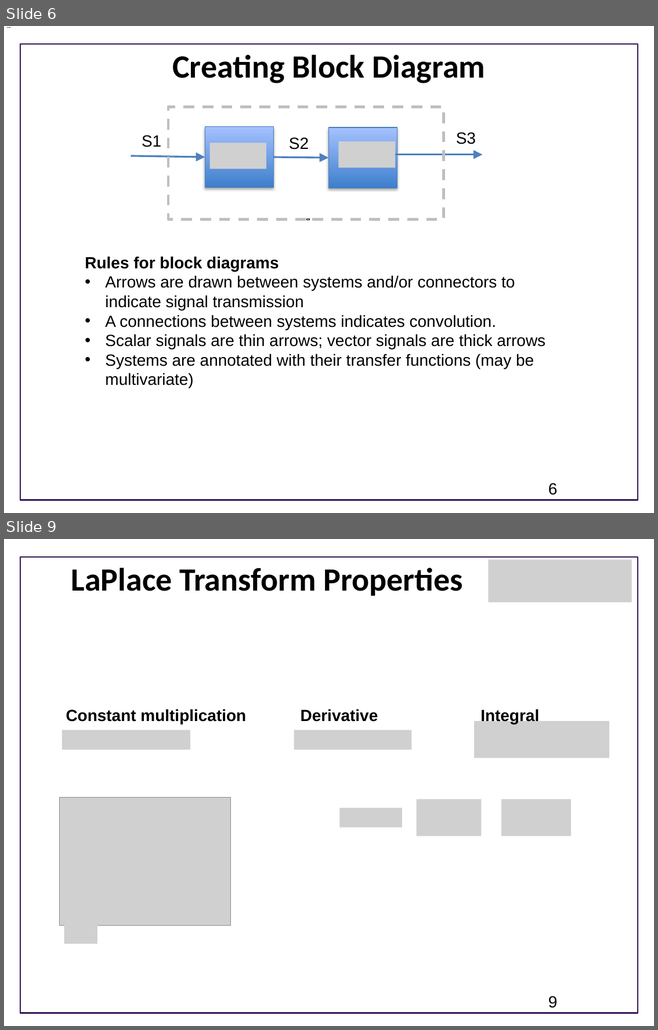
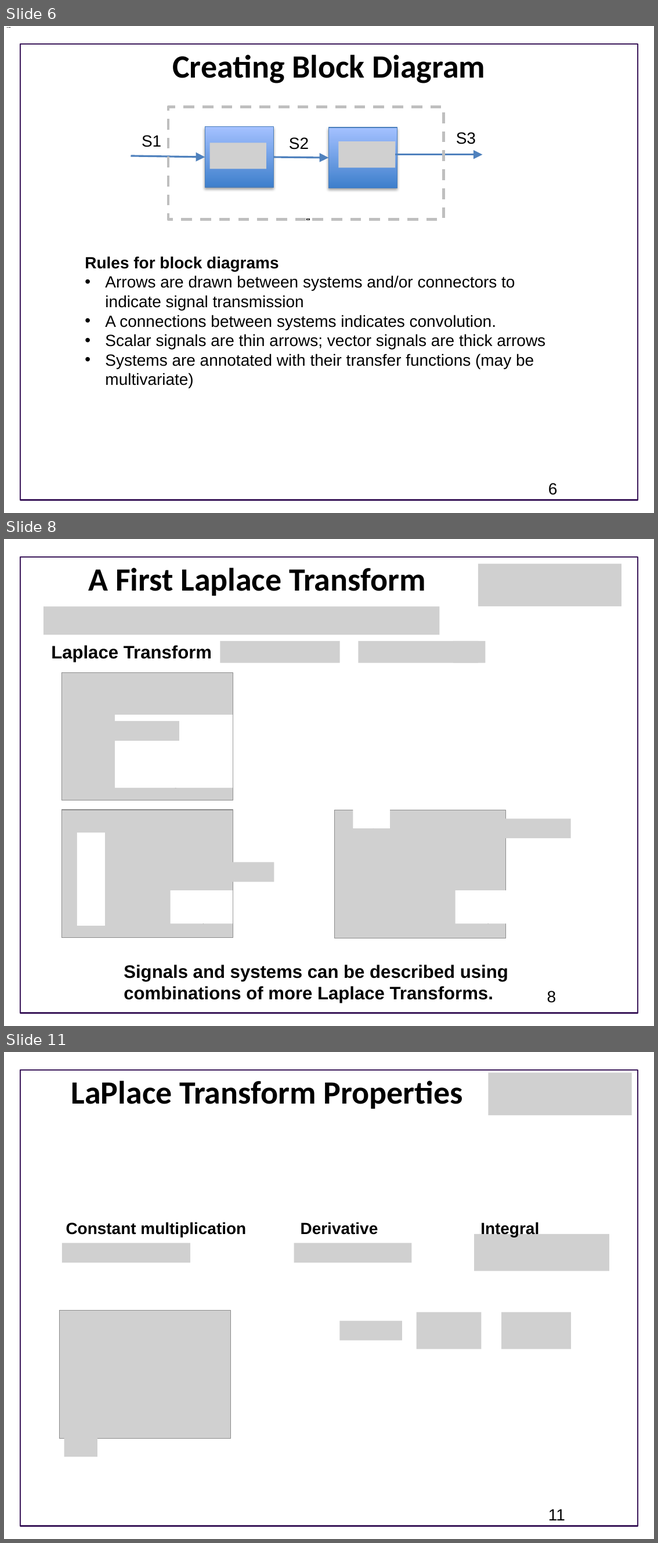
Before and after one commit to joseph-hellerstein/advanced-controls-lectures, a slide deck: Lecture_8-Analysis-Using-Block-Diagrams/Analysis-Using-Block-Diagrams.pptx. Shown one above the other, each under a label of ours: slides 6 and 9 before the commit, slides 6, 8 and 11 after it; the slides between them are not shown. The pictures are 658x1030 and 658x1543 pixels, drawn with LibreOffice and Linux fonts; fonts in the diff are those of the drawing; grey boxes stand for pictures; background and template pictures are left out. Boxes give left, top, right and bottom in pixels: in the first picture for what was removed or moved away, otherwise in the second. Text is boxed around its words. In the diff, an @@ line names an element or a change of style, - is before the commit and + after.

```diff
--- a/Lecture_8-Analysis-Using-Block-Diagrams/Analysis-Using-Block-Diagrams.pptx
+++ b/Lecture_8-Analysis-Using-Block-Diagrams/Analysis-Using-Block-Diagrams.pptx
@@ slide 8 added at box(4, 539, 654, 1026), background #FFFFFF; not listed: 1 template element that a slide beside it also shows @@
@@ title added at box(89, 567, 425, 596), 36 pt, text #000000, bold @@
+A First Laplace Transform
@@ picture added at box(477, 564, 621, 606) @@
@@ picture added at box(43, 606, 439, 635) @@
@@ picture added at box(220, 641, 339, 663) @@
@@ picture added at box(358, 641, 477, 663) @@
@@ picture added at box(453, 641, 485, 663) @@
@@ text added at box(51, 645, 212, 663), 20 pt, text #000000, bold @@
+Laplace Transform
@@ picture added at box(62, 672, 233, 800) @@
@@ picture added at box(82, 684, 115, 710) @@
@@ picture added at box(89, 721, 179, 740) @@
@@ rectangle added at box(115, 715, 233, 788), fill #FFFFFF @@
@@ rectangle added at box(353, 795, 390, 828), fill #FFFFFF @@
@@ picture added at box(334, 810, 505, 939) @@
@@ group added at box(62, 810, 233, 938): 2 pictures, 2 rectangles @@
@@ picture added at box(390, 819, 571, 838) @@
@@ picture added at box(139, 863, 274, 882) @@
@@ rectangle added at box(455, 890, 517, 924), fill #FFFFFF @@
@@ text added at box(123, 965, 508, 1003), 20 pt, text #000000, bold @@
+Signals and systems can be described using combinations of more Laplace Transforms.
@@ page number added at box(547, 991, 556, 1003), 18 pt, text #000000 @@
+8
@@ what was slide 9 is now slide 11 @@
@@ page number at box(548, 1509, 565, 1521): text changed @@
-9
+11
```
Also in this commit, not shown: 11 slides changed, 1 other slide added, 1 slide removed.
